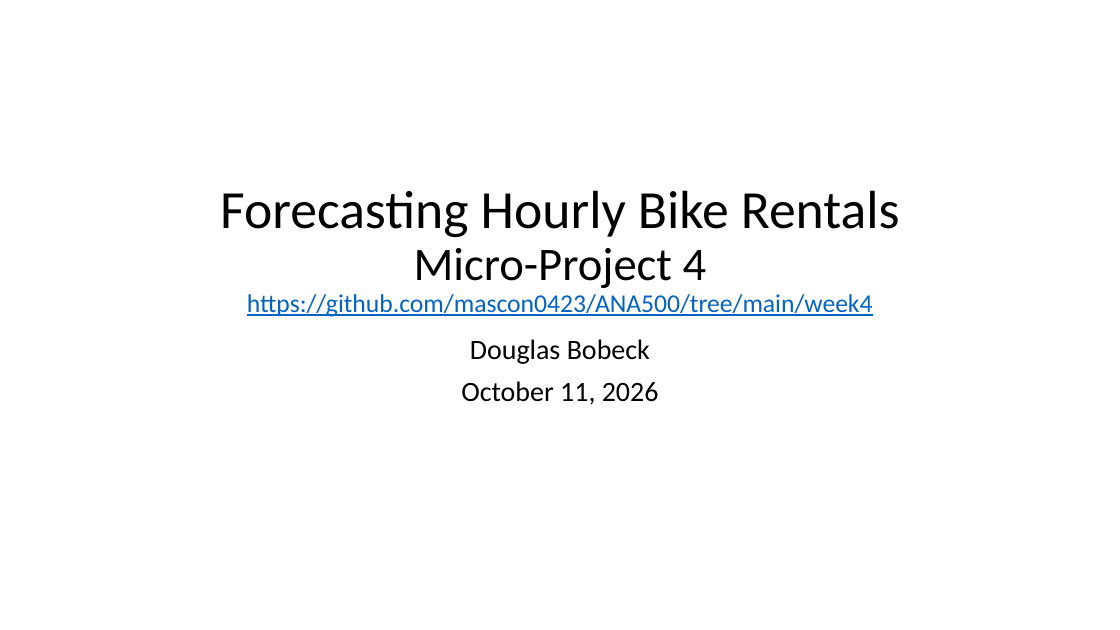
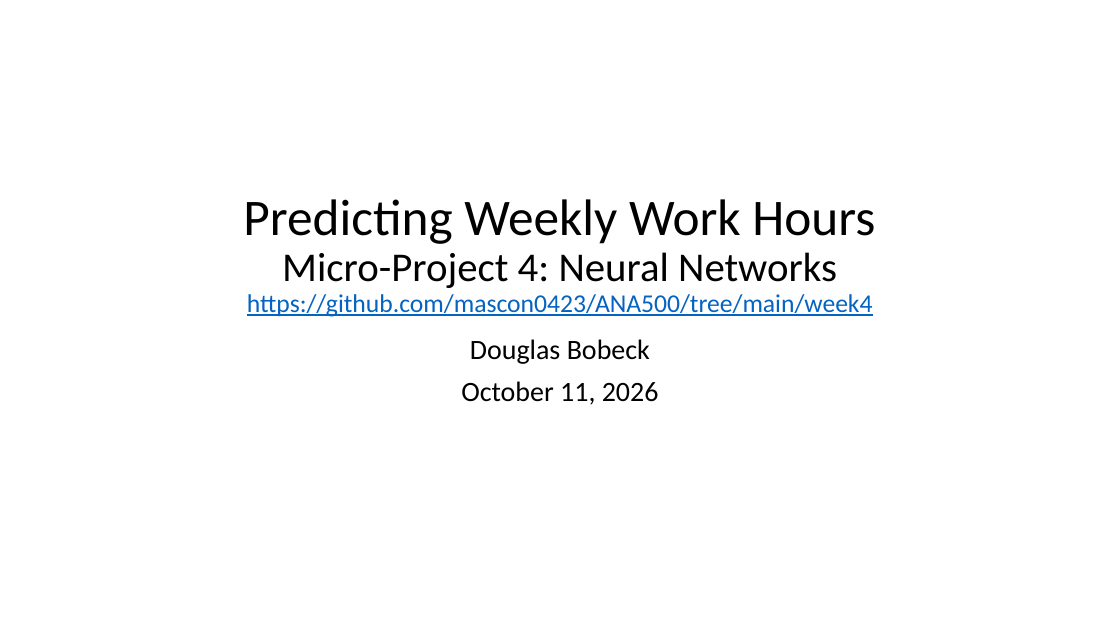
Before and after one commit to mascon0423/ANA500, a slide deck: slide 1 of week4/Douglas_Bobeck_ANA500_Micro_Project_4.pptx. Drawn at 1120x630 pixels with LibreOffice and Linux fonts; fonts in the diff are those of the drawing. Boxes give left, top, right and bottom in pixels: in the first picture for what was removed or moved away, otherwise in the second. Text is boxed around its words. In the diff, an @@ line names an element or a change of style, - is before the commit and + after.

Commit message:
Continue Week 3 work-hours analysis with MLP and RNN regression

```diff
--- a/week4/Douglas_Bobeck_ANA500_Micro_Project_4.pptx
+++ b/week4/Douglas_Bobeck_ANA500_Micro_Project_4.pptx
@@ title at box(243, 199, 875, 288): text changed; size 46 to 35 pt @@
-Forecasting Hourly Bike Rentals
-Micro-Project 4
+Predicting Weekly Work Hours
+Micro-Project 4: Neural Networks
```
Also in this commit, not shown: 3 other slides changed, 16 slides added, 13 slides removed, 32 other files.
